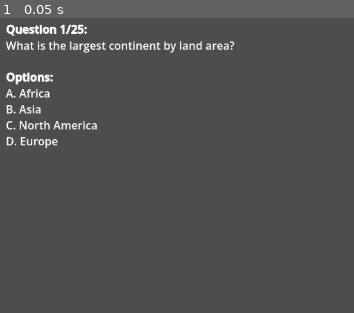
Above: before the commit, frame 1.
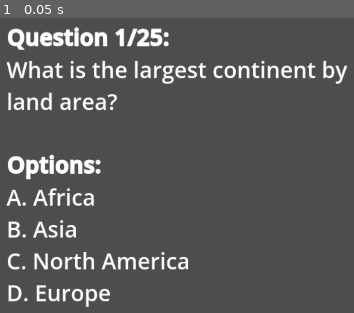
Above: after the commit, the same moment.

Repository: NwizuEmmanuel/quiz-combat
Game: Godot game, scene res://Arena.tscn
Two runs of this game, one before a commit and one after it. Both use one fixed random seed, a clock stepped at 60 frames per second and the inputs below.
Inputs:
- Up to frame 1 (0.05 s): no input

The runs differ from the first frame. In frame 1, 11% of the frame differs, in the area x 1-99%, y 2-98%.

Commit message:
chore: add display section to project configuration

Diff:
--- a/project.godot
+++ b/project.godot
@@ -13,6 +13,10 @@
 config/name="quiz-combat"
 run/main_scene="uid://3cjr2usax6qu"
 config/features=PackedStringArray("4.6", "Forward Plus")
+
+[display]
+
+window/stretch/scale=2.0
 
 [input]
 
